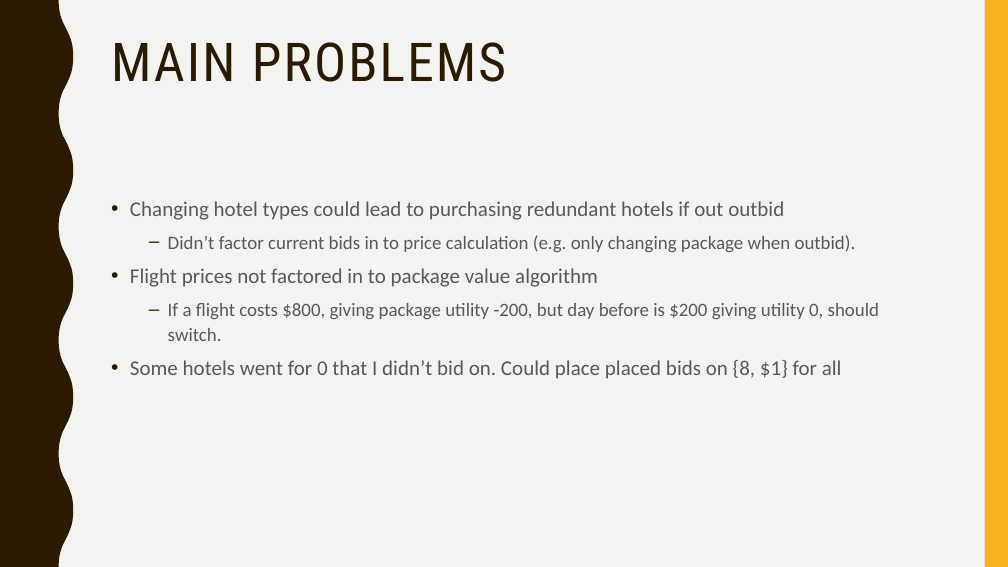
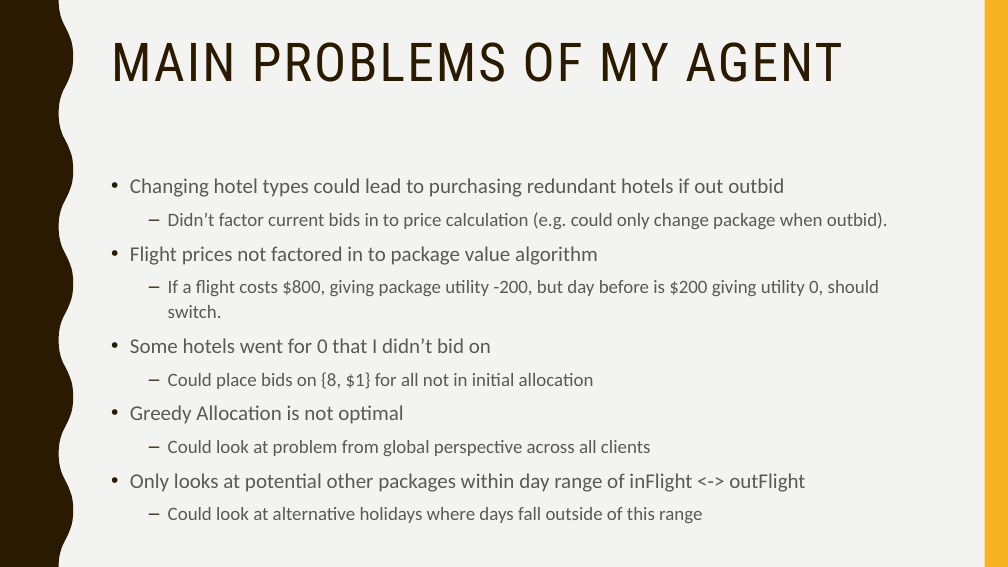
Before and after one commit to Jamiewarb/IntAgents, a slide deck: slide 13 of VivaSlides.pptx (slide 10 before the commit). Drawn at 1008x567 pixels with LibreOffice and Linux fonts; fonts in the diff are those of the drawing. Boxes give left, top, right and bottom in pixels: in the first picture for what was removed or moved away, otherwise in the second. Text is boxed around its words. In the diff, an @@ line names an element or a change of style, - is before the commit and + after.

```diff
--- a/VivaSlides.pptx
+++ b/VivaSlides.pptx
@@ title at (111, 42, 842, 82): text changed @@
-MAIN PROBLEMS
+MAIN PROBLEMS OF MY AGENT
@@ text "Changing hotel types could lead ...": place and size @@
-text "Changing hotel types could lead ..." at (130, 201, 879, 379)
+text "Changing hotel types could lead ..." at (130, 178, 888, 523)
@@ text at (168, 212, 888, 229): text changed @@
-  – Didn’t factor current bids in to price calculation (e.g. only changing package when outbid).
+  – Didn’t factor current bids in to price calculation (e.g. could only change package when outbid).
@@ text at (130, 338, 805, 523): text changed; size 20 to 18 pt @@
-• Some hotels went for 0 that I didn’t bid on. Could place placed bids on {8, $1} for all
+• Some hotels went for 0 that I didn’t bid on
+  – Could place bids on {8, $1} for all not in initial allocation
+• Greedy Allocation is not optimal
+  – Could look at problem from global perspective across all clients
+• Only looks at potential other packages within day range of inFlight <-> outFlight
+  – Could look at alternative holidays where days fall outside of this range
```
Also in this commit, not shown: 4 other slides changed, 6 slides added.
